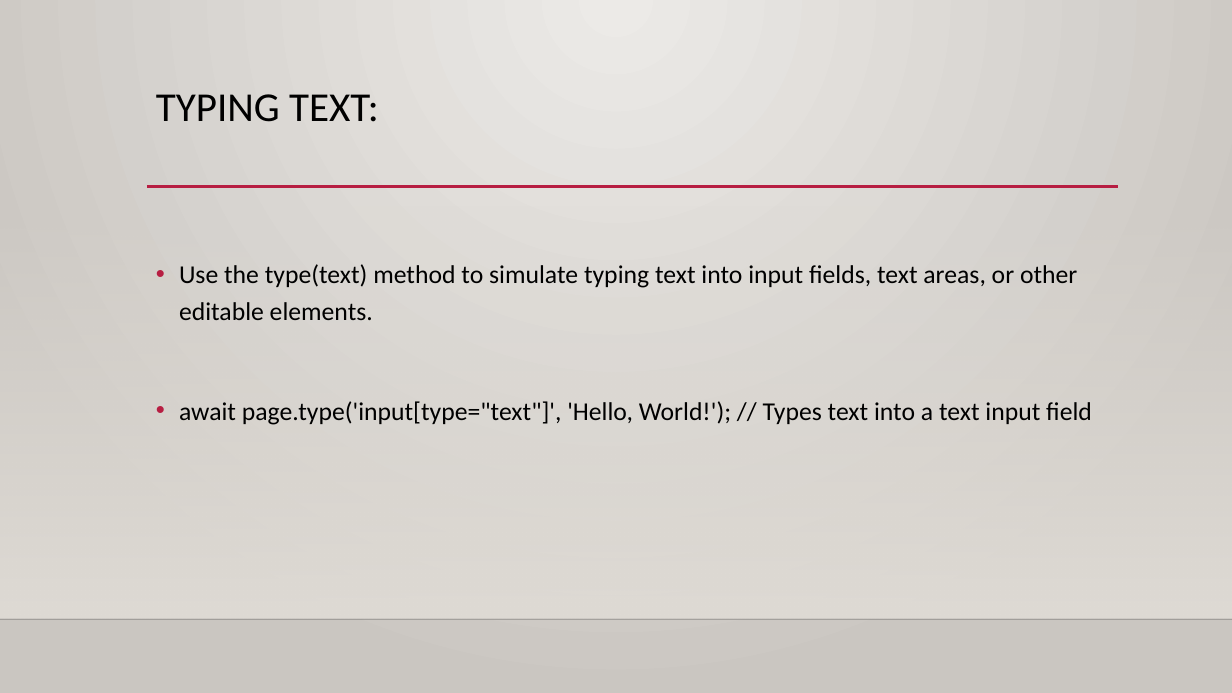
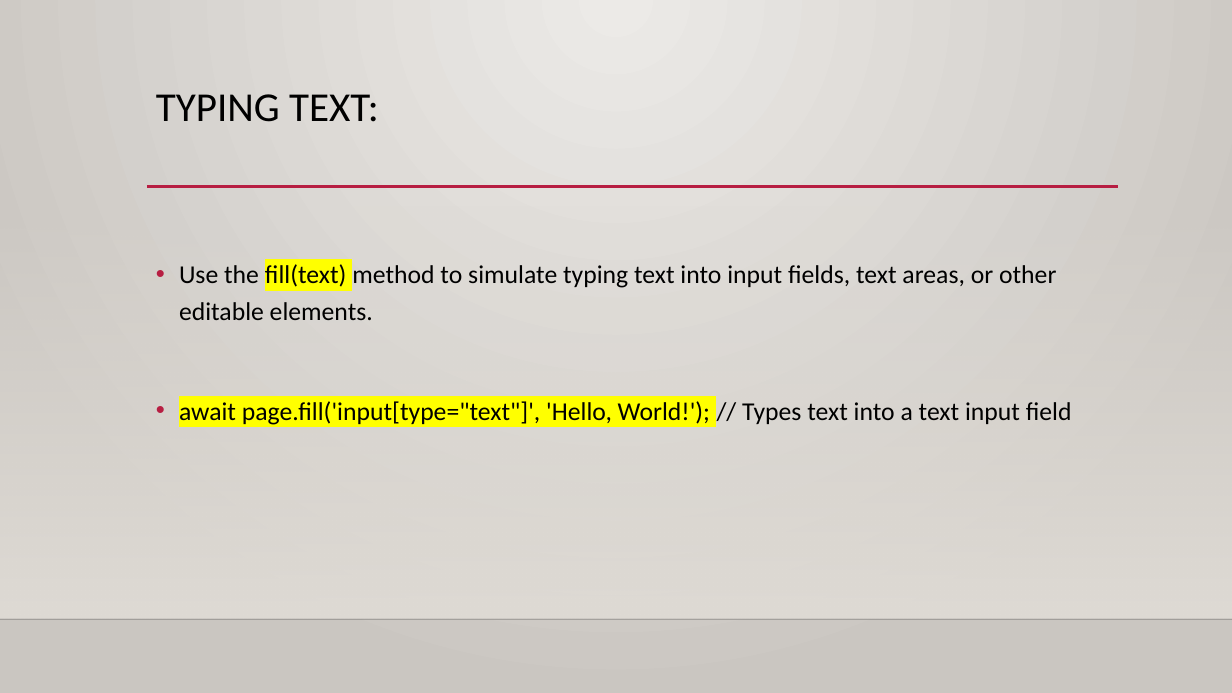
Before and after one commit to satmaramani/playwright, a slide deck: slide 91 of Playwright Automation training PPT.pptx (slide 77 before the commit). Drawn at 1232x693 pixels with LibreOffice and Linux fonts; fonts in the diff are those of the drawing; background and template pictures are left out. Boxes give left, top, right and bottom in pixels: in the first picture for what was removed or moved away, otherwise in the second. Text is boxed around its words. In the diff, an @@ line names an element or a change of style, - is before the commit and + after.

```diff
--- a/Playwright Automation training PPT.pptx
+++ b/Playwright Automation training PPT.pptx
@@ text at bbox=[179, 264, 1072, 425]: text changed @@
-• Use the type(text) method to simulate typing text into input fields, text areas, or other editable elements.
-• await page.type('input[type="text"]', 'Hello, World!'); // Types text into a text input field
+• Use the fill(text) method to simulate typing text into input fields, text areas, or other editable elements.
+• await page.fill('input[type="text"]', 'Hello, World!'); // Types text into a text input field
```
Also in this commit, not shown: 44 other slides changed, 19 slides added, 5 other files.
